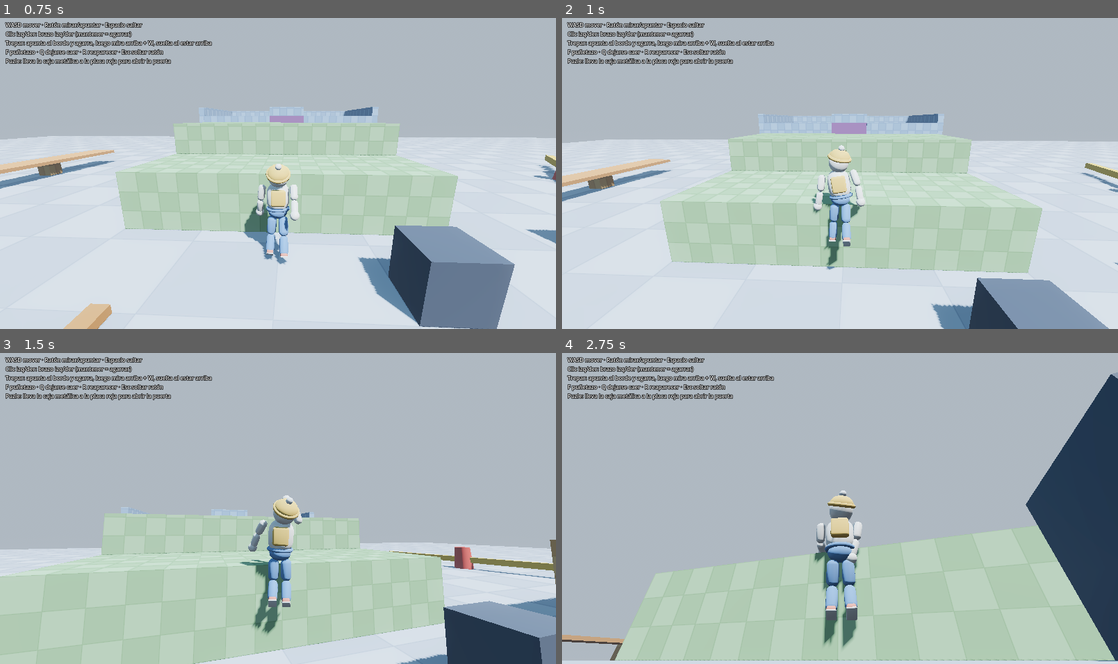
Above: before the commit, frames 1-4 (two rows, left to right).
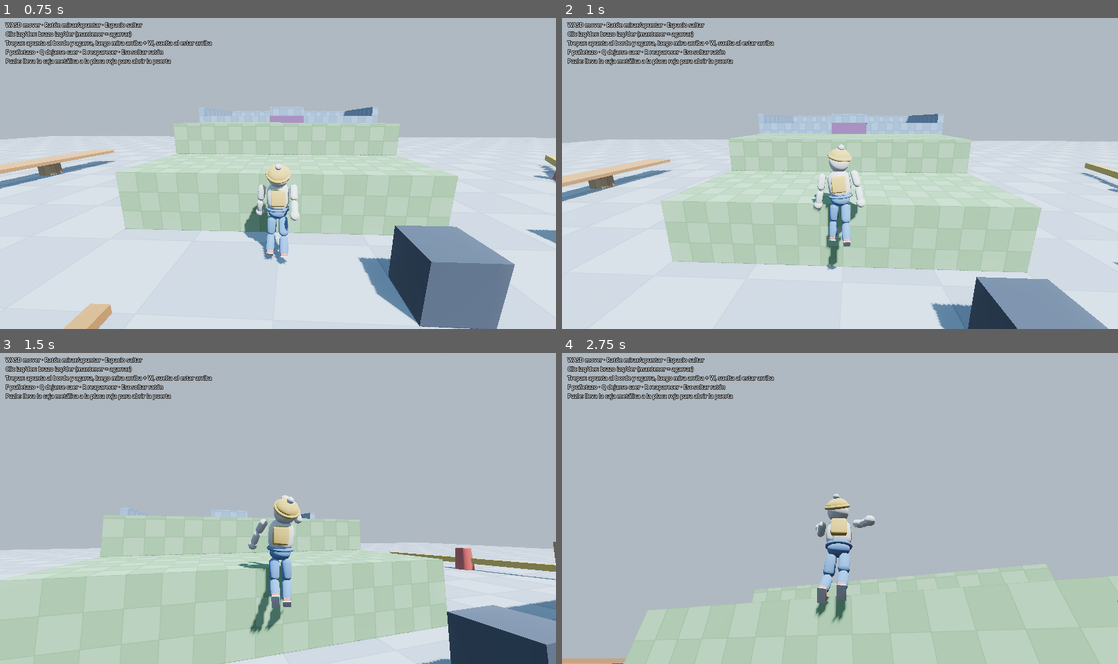
Above: after the commit, the same moments.

Repository: Tonny650/ragdoll-puzzle
Game: Godot game, scene res://tests/test_climb.tscn
The game is run twice, just before and just after one commit, with the same random seed, the same clock (stepped at 60 frames per second) and the same inputs. This scene is started directly instead of the project's main scene.
Inputs (mouse positions are in pixels of both pictures, inside the frame that each line leads up to):
- Up to frame 1 (0.75 s): move the mouse to (272, 176) at 0.52 s; press the mouse at (272, 176) at 0.53 s; hold W (move_forward) from 0.53 s (still down)
- Up to frame 2 (1 s): keep holding W (move_forward); tap Space (jump) at 0.77 s; right-click (834, 176) at 0.8 s
- Up to frame 3 (1.5 s): keep holding W (move_forward); tap Space (jump) at 1.07 s; move the mouse to (316, 511) at 1.27 s; release the mouse at (316, 511) at 1.28 s; right-click (316, 511) at 1.35 s
- Up to frame 4 (2.75 s): keep holding W (move_forward); tap Space (jump) at 1.52, 1.55, 1.82 s; move the mouse to (795, 505) at 2.02 s; hold Space (jump) from 2.03 s (still down); click (795, 505) at 2.3 s

Frame 1 is identical in both runs. In frame 2, 0.8% of the frame differs, in the area x 0-100%, y 30-100%; in frame 3, 3.5%; in frame 4, 16%, in the area x 0-100%, y 6-100%.

Commit message:
fix: el personaje se quedaba pegado a la pared al soltarse pulsando W
La fuerza de caminar empujaba el cuerpo contra el muro y la friccion
(0.9) sostenia todo el peso: al soltarse sin dejar de pulsar W el
personaje quedaba colgado con los pies en el aire. Ahora Locomotion
detecta paredes fijas (capa world) con rayos desde pelvis y torso y quita
la componente de la fuerza que va hacia ellas. Las cajas y otros props
se siguen pudiendo empujar; escaleras y rampa se comportan igual.

Nueva prueba tests/test_wall_release.tscn.

Co-Authored-By: Claude Opus 5.5 <noreply@anthropic.com>

Diff:
--- a/scripts/ragdoll/abilities/locomotion.gd
+++ b/scripts/ragdoll/abilities/locomotion.gd
@@ -7,6 +7,8 @@
 @export var acceleration := 9.0
 @export var air_control := 0.25
 @export var step_frequency := 1.9         ## pasos por segundo a velocidad maxima
+@export var wall_check_distance := 0.55   ## alcance de los rayos que detectan paredes delante
+@export_flags_3d_physics var wall_mask := 1  ## capas que cuentan como pared fija (no props movibles)
 
 
 func physics_step(delta: float) -> void:
@@ -29,6 +31,7 @@
 	if c.move_input.length_squared() < 0.01 and not c.grounded:
 		force = Vector3.ZERO
 	force = force.limit_length(c.total_mass * 30.0)
+	force = _remove_wall_push(force)
 	if c.climbing:
 		# No apretarse contra la pared: la friccion impediria subir.
 		force *= 0.1
@@ -36,6 +39,39 @@
 	torso.apply_central_force(force * 0.5)
 
 	var speed01 := clampf(vel_h.length() / max_speed, 0.0, 1.0)
+	_advance_phase(delta, speed01)
+
+
+## No empujar contra paredes fijas: esa fuerza no mueve al personaje, solo lo
+## aprieta contra la pared y la friccion lo deja pegado (p. ej. al soltarse de
+## un muro sin dejar de pulsar W). Se quita la componente hacia la pared; la
+## componente paralela se conserva, asi que se puede caminar pegado a ella.
+## Rayos a la altura de cadera y pecho: los escalones quedan por debajo.
+func _remove_wall_push(force: Vector3) -> Vector3:
+	var c := character
+	var dir := Vector3(force.x, 0.0, force.z)
+	if dir.length_squared() < 1e-6:
+		return force
+	dir = dir.normalized()
+	var space := c.get_world_3d().direct_space_state
+	for body: RigidBody3D in [c.get_pelvis(), c.get_torso()]:
+		var from := body.global_position
+		var q := PhysicsRayQueryParameters3D.create(from, from + dir * wall_check_distance, wall_mask, c.own_rids)
+		var hit := space.intersect_ray(q)
+		if hit.is_empty():
+			continue
+		var n: Vector3 = hit.normal
+		if absf(n.y) > 0.5:
+			continue  # suelo, rampa o techo: no es pared
+		n = Vector3(n.x, 0.0, n.z).normalized()
+		var into := force.dot(n)
+		if into < 0.0:
+			force -= n * into
+	return force
+
+
+func _advance_phase(delta: float, speed01: float) -> void:
+	var c := character
 	if c.grounded and c.move_input.length_squared() > 0.01:
 		c.walk_phase = fmod(c.walk_phase + delta * TAU * step_frequency * maxf(speed01, 0.45), TAU)
 	else:
--- /dev/null
+++ b/tests/test_wall_release.gd
@@ -0,0 +1,73 @@
+extends Node
+## Prueba automatica: soltarse de la pared sin dejar de pulsar W.
+## Saltar contra la cara trasera del muro alto (2,6 m, inalcanzable de un
+## salto), agarrarse a la pared por debajo del borde, empujar
+## hacia delante y soltar las manos manteniendo W. El personaje debe caer al
+## suelo: no puede quedarse pegado a la pared por la friccion de los pies.
+
+
+var arena: Node
+var player: RagdollCharacter
+var cam: OrbitCamera
+var t := 0.0
+var _steps: Array = []
+var _done := false
+var _release_y := 0.0
+
+
+func _ready() -> void:
+	arena = load("res://scenes/levels/test_arena.tscn").instantiate()
+	add_child(arena)
+	player = arena.get_node("Player")
+	cam = arena.get_node("CameraRig")
+	# detras del muro alto (cara trasera en z = -14.5), mirando hacia +Z
+	player.set_spawn(Transform3D(Basis(Vector3.UP, PI), Vector3(0, 0.05, -15.3)))
+	player.respawn()
+	cam.yaw = PI
+	_steps = [
+		# 1) saltar hacia la pared pulsando W
+		[1.0, func(): cam.pitch = 0.0],
+		[1.5, func():
+			Input.action_press("move_forward")
+			Input.action_press("jump")],
+		# 2) en el aire, agarrarse a la cara de la pared (por debajo del borde)
+		[1.6, func():
+			Input.action_release("jump")
+			Input.action_press("grab_left")
+			Input.action_press("grab_right")],
+		[2.5, func():
+			_assert("grab_wall_face", player.is_grabbing(0) or player.is_grabbing(1),
+				"L=%s R=%s hand_y=%.2f" % [player.is_grabbing(0), player.is_grabbing(1), player.get_hand_position(0).y])],
+		# 3) soltar las manos, SIN soltar W
+		[3.5, func():
+			Input.action_release("grab_left")
+			Input.action_release("grab_right")
+			_release_y = player.get_pelvis().global_position.y],
+		# 4) la gravedad debe ganar: de pie en el suelo junto a la pared
+		[5.5, func():
+			var p := player.get_pelvis().global_position
+			var feet_y := minf(player.bodies.shin_l.global_position.y, player.bodies.shin_r.global_position.y)
+			_assert("falls_after_release", feet_y < 0.4 and p.y < 1.1,
+				"pelvis_y=%.2f feet_y=%.2f release_pelvis_y=%.2f z=%.2f" % [p.y, feet_y, _release_y, p.z])
+			var up := player.get_torso().global_basis.y.dot(Vector3.UP)
+			_assert("stands_after_release", up > 0.85, "up=%.2f" % up)
+			Input.action_release("move_forward")
+			_done = true],
+	]
+
+
+func _physics_process(delta: float) -> void:
+	t += delta
+	if int(t * 120.0) % 30 == 0:
+		var p := player.get_pelvis().global_position
+		var feet_y := minf(player.bodies.shin_l.global_position.y, player.bodies.shin_r.global_position.y)
+		print("METRIC t=%.2f pelvis=(%.2f, %.2f, %.2f) feet_y=%.2f grab=%s/%s grounded=%s climbing=%s" % [
+			t, p.x, p.y, p.z, feet_y, player.is_grabbing(0), player.is_grabbing(1), player.grounded, player.climbing])
+	while not _steps.is_empty() and t >= _steps[0][0]:
+		(_steps.pop_front()[1] as Callable).call()
+	if _done:
+		get_tree().quit()
+
+
+func _assert(name: String, cond: bool, info: String) -> void:
+	print("ASSERT %s %s (%s)" % ["ok" if cond else "fail", name, info])
--- /dev/null
+++ b/tests/test_wall_release.tscn
@@ -0,0 +1,6 @@
+[gd_scene format=3]
+
+[ext_resource type="Script" path="res://tests/test_wall_release.gd" id="1_test"]
+
+[node name="TestWallRelease" type="Node"]
+script = ExtResource("1_test")
Not shown, added: tests/test_wall_release.gd.uid
